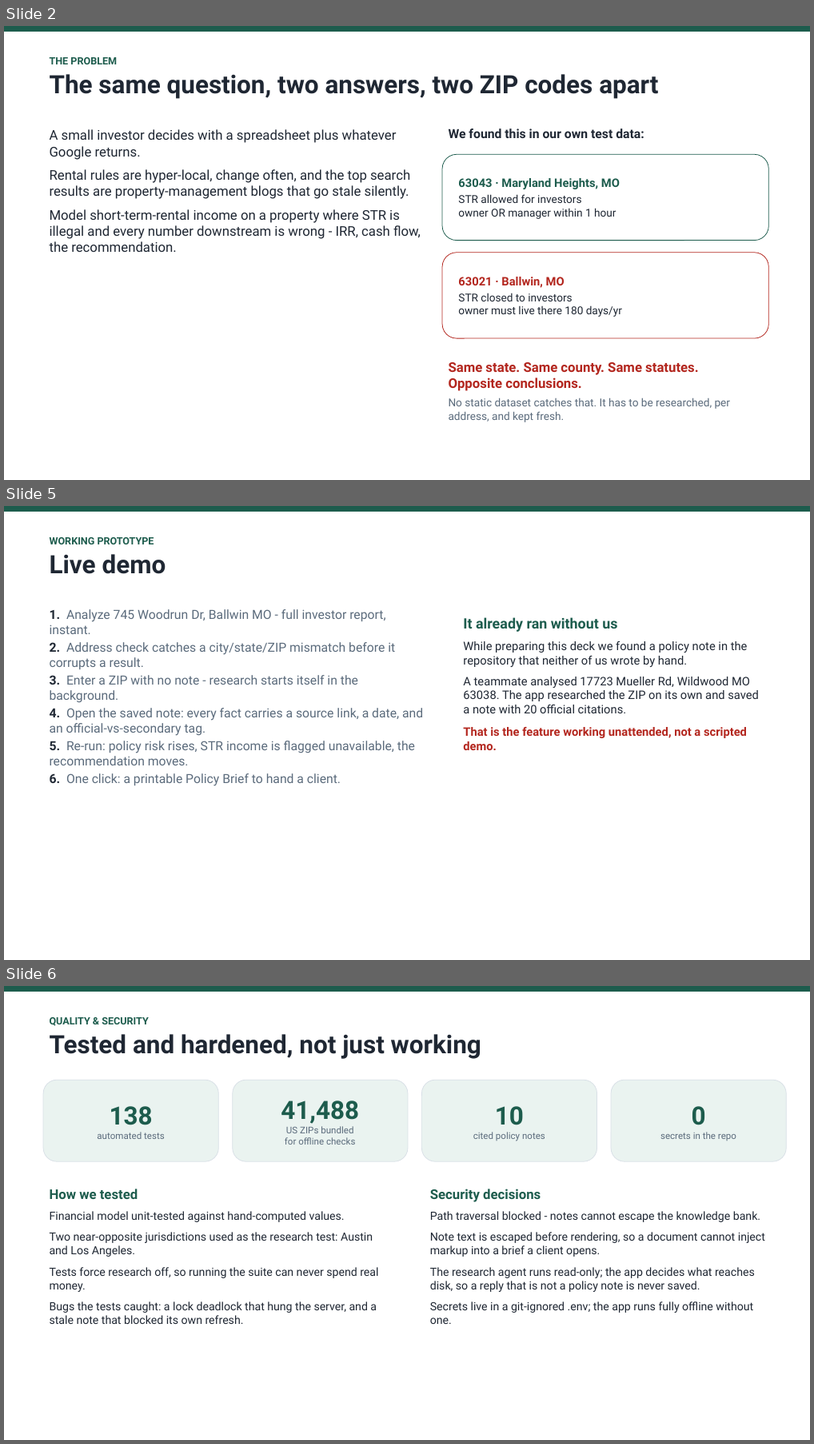
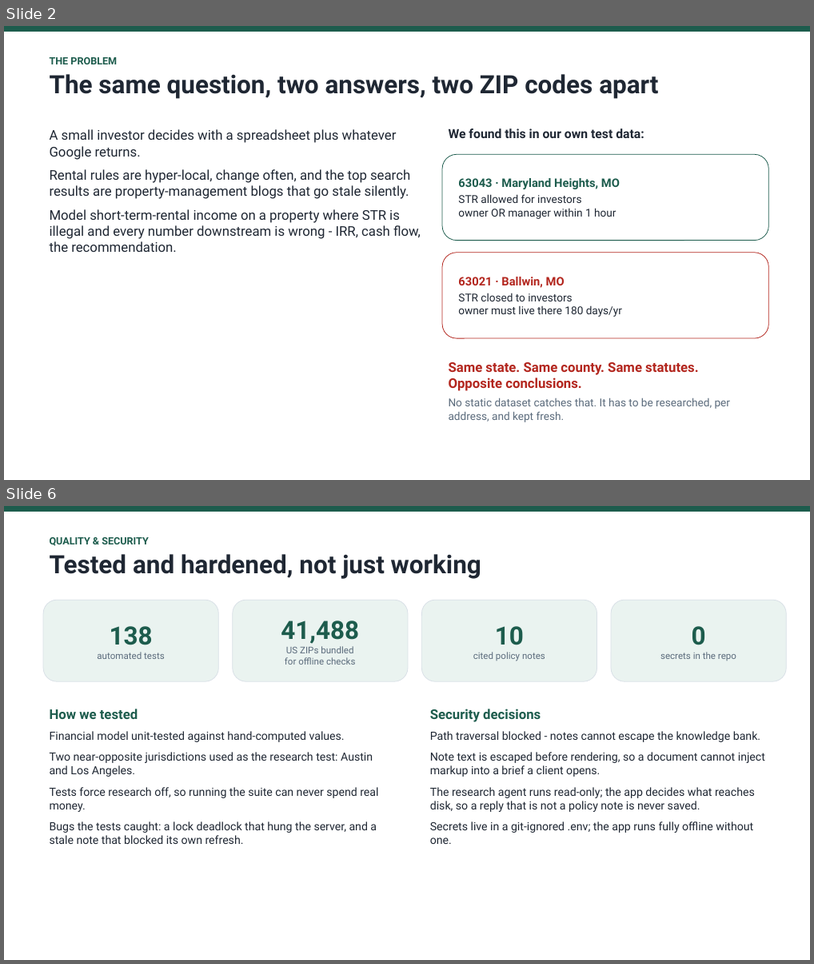
Before and after one commit to AsisNath/Real-Estate-Investment-Decision-Support, a slide deck: docs/submission/NorthStar-Presentation.pptx. Shown one above the other, each under a label of ours: slides 2, 5 and 6 before the commit, slides 2 and 6 after it; the slides between them are not shown. The pictures are 814x1444 and 814x964 pixels, drawn with LibreOffice and Linux fonts; fonts in the diff are those of the drawing. Boxes give left, top, right and bottom in pixels: in the first picture for what was removed or moved away, otherwise in the second. Text is boxed around its words. In the diff, an @@ line names an element or a change of style, - is before the commit and + after.

```diff
--- a/docs/submission/NorthStar-Presentation.pptx
+++ b/docs/submission/NorthStar-Presentation.pptx
@@ slide 5 removed at <box>4,506,810,960</box>, background #FFFFFF @@
@@ rectangle removed at <box>4,506,810,512</box> @@
@@ text removed at <box>50,537,166,574</box> @@
-WORKING PROTOTYPE
-Live demo
@@ text removed at <box>50,609,423,786</box> @@
-1. Analyze 745 Woodrun Dr, Ballwin MO - full investor report, instant.
-2. Address check catches a city/state/ZIP mismatch before it corrupts a result.
-3. Enter a ZIP with no note - research starts itself in the background.
-4. Open the saved note: every fact carries a source link, a date, and an official-vs-secondary tag.
-5. Re-run: policy risk rises, STR income is flagged unavailable, the recommendation moves.
-6. One click: a printable Policy Brief to hand a client.
@@ text removed at <box>463,617,759,750</box> @@
-It already ran without us
-While preparing this deck we found a policy note in the repository that neither of us wrote by hand.
-A teammate analysed 17723 Mueller Rd, Wildwood MO 63038. The app researched the ZIP on its own and saved a note with 20 official citations.
-That is the feature working unattended, not a scripted demo.
```
Also in this commit, not shown: 3 slides changed, 1 slide added, 4 other files.
